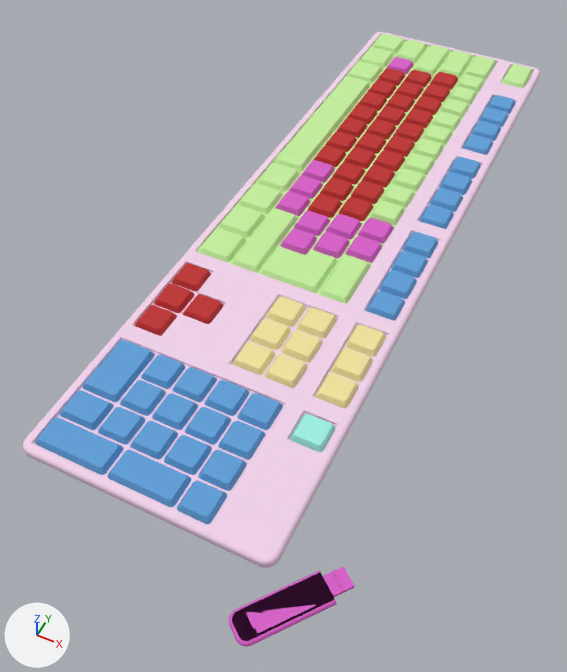
An edit to the OBJ model assets/Keyboard.obj, drawn before and after from the same camera.
Rendered twice from a camera (50 mm lens) standing at (2061.0, -5819.0, 5462.0) and looking at (-358.0, -980.0, -586.0). Every picture has the same lights, and +X, +Y and +Z are marked at lower left. Where no turn or scale is listed for an object, it has been applied to the vertices.

Names of what the first picture shows: 'Keyboard'.
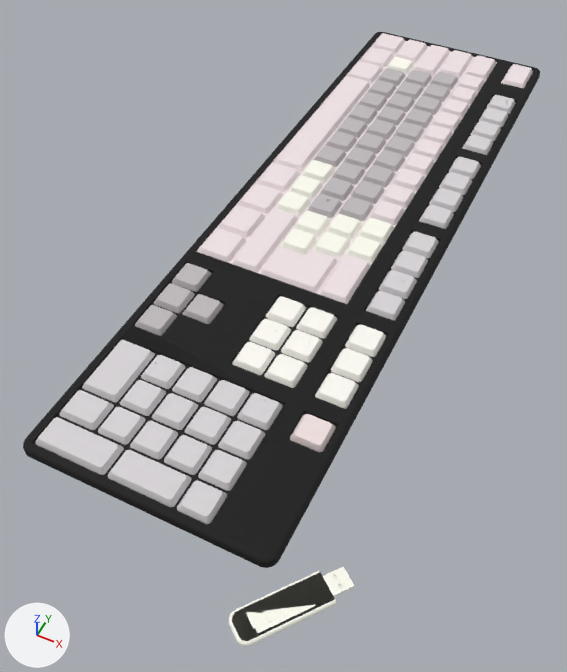
Pixel boxes (x1, y1, x2, y2) of what changed, in the pictures (567 x 672 px):
'Keyboard', recoloured
    both: (23, 32, 540, 647)

The edits, one by one:
Material 'wire_177028149' (mat_wire_177028149) changes colour from pink #d95dc9 to white #fffef3; in linear values from (0.694, 0.11, 0.584) to (1.0, 0.993, 0.894).
Material 'wire_224198087' (mat_wire_224198087) changes colour from beige #f1e49e to white #fffdf5; in linear values from (0.878, 0.776, 0.341) to (1.0, 0.979, 0.916).
Material 'wire_087224198' (mat_wire_087224198) changes colour from cyan #9ef1e4 to white #f1e1e1; in linear values from (0.341, 0.878, 0.776) to (0.878, 0.751, 0.751).
Material 'wire_143224087' (mat_wire_143224087) changes colour from green #c5f19e to white #f1e4e7; in linear values from (0.561, 0.878, 0.341) to (0.878, 0.773, 0.797).
Material 'wire_134006006' (mat_wire_134006006) changes colour from red #c02a2a to light grey #c0babd; in linear values from (0.525, 0.0235, 0.0235) to (0.525, 0.491, 0.506).
Material 'wire_028089177' (mat_wire_028089177) changes colour from blue #5d9fd9 to light grey #d9d5d8; in linear values from (0.11, 0.349, 0.694) to (0.694, 0.665, 0.687).
Material 'wire_229166215' (mat_wire_229166215) changes colour from white #f3d3ed to black #070706; in linear values from (0.898, 0.651, 0.843) to (0.00206, 0.00202, 0.00197).
